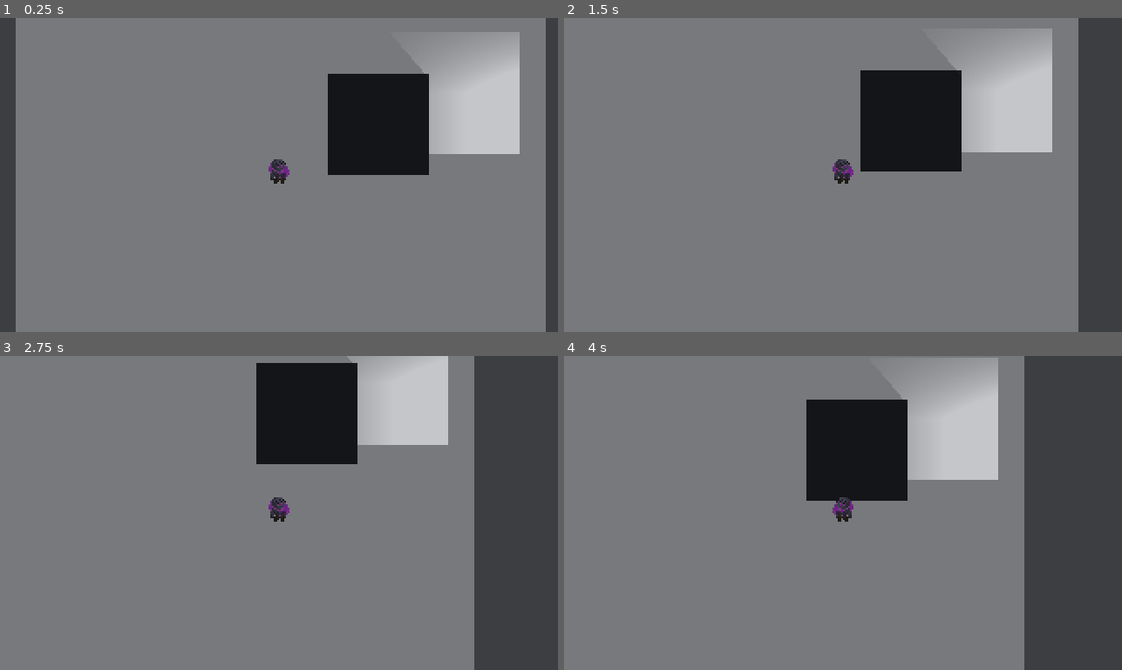
Above: before the commit, frames 1-4 (two rows, left to right).
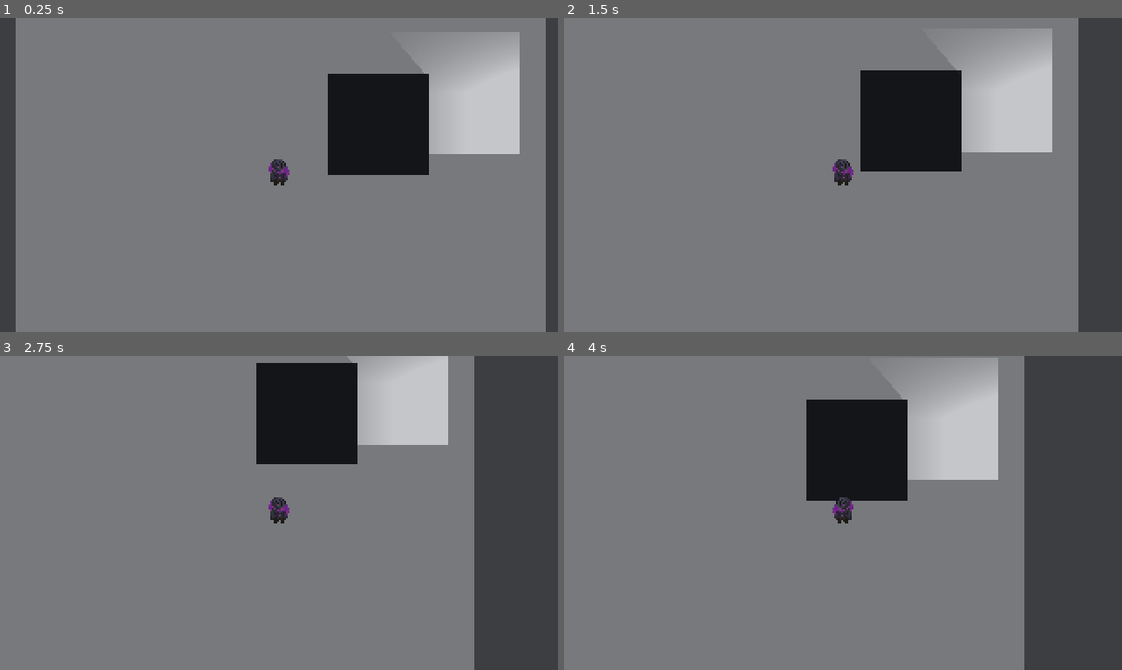
Above: after the commit, the same moments.

Repository: SimchadeLange/GamepieGamejam
Game: Godot game, scene res://scenes/main.tscn
The game is run twice, just before and just after one commit, with the same random seed, the same clock (stepped at 60 frames per second) and the same inputs.
Inputs:
- Up to frame 1 (0.25 s): no input
- Up to frame 2 (1.5 s): tap Enter (ui_accept) at 0.5, 0.77 s; hold Right (move_right) 0.53-1.28 s; hold Down (move_down) from 1.28 s (still down)
- Up to frame 3 (2.75 s): tap Enter (ui_accept) at 1.52 s; release Down (move_down) at 2.03 s; hold Right (move_right) from 2.03 s (still down)
- Up to frame 4 (4 s): release Right (move_right) at 2.78 s; hold Up (move_up) 2.78-3.53 s; tap Enter (ui_accept) at 3.02, 3.77 s; hold Left (move_left) from 3.53 s (still down)

The runs differ from the first frame. In frame 1, less than 0.1% of the frame differs, in the area x 48-52%, y 46-54%; in frame 2, less than 0.1%; in frame 3, less than 0.1%; in frame 4, less than 0.1%.

Commit message:
updated player and damageable

Diff:
--- a/game_jam_00/scripts/resources/damageable.gd
+++ b/game_jam_00/scripts/resources/damageable.gd
@@ -6,5 +6,5 @@
 @export var health: int
 
 
-func take_damage(amount: int) -> void:
+func take_damage(_amount: int) -> void:
 	pass
Binary file changed: game_jam_00/assets/player_temp.png
